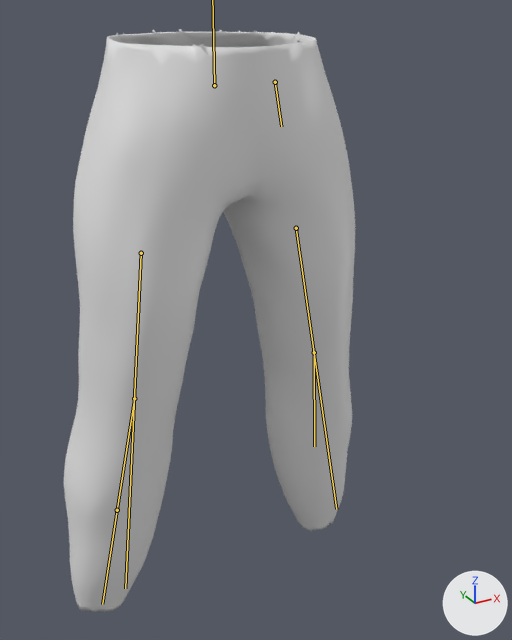
The glTF model GameEngine/Assets/FPS/Model/FPSCharacterPants.gltf as it was, and as the next commit left it.
One viewpoint serves both versions: a 50 mm camera at (-0.676, -1.363, 1.609) aimed at (0.103, 0.053, 0.901). Lighting does not change. The marker at lower right points along +X, +Y and +Z. The older version comes first. Both versions are drawn at frame 48 of the action 'LookDown'; the numbers are the values there. The bones that change are drawn over the model as lines.

Objects in the first picture: 'Pants'.
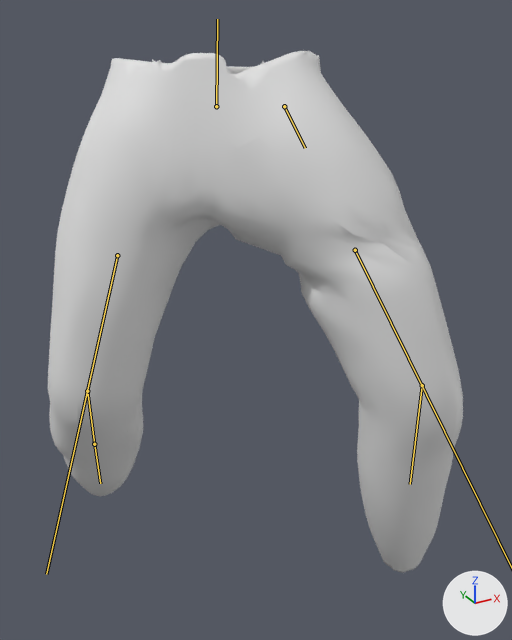
What changed in the scene script:
```text
Change bone_c_root_master_x:
    where bone_c_root_master_x = bpy.data.objects['FinalRig'].pose.bones['c_root_master.x']  # child of 'c_traj'
    bone_c_root_master_x.location: (0.0, 0.0, 0.0) -> (0.0, -0.04, 0.0)
    bone_c_root_master_x.rotation_quaternion: (1.0, 0.0, 0.0, 0.0) -> (0.934, -0.111, -0.339, -0.027)  # degrees (0, 0, 0) -> degrees (-14, -40, 2)
Change bone_c_leg_fk_l:
    where bone_c_leg_fk_l = bpy.data.objects['FinalRig'].pose.bones['c_leg_fk.l']  # child of 'c_thigh_fk.l'
    bone_c_leg_fk_l.rotation_quaternion: (1.0, 0.0, 0.0, 0.0) -> (0.977, -0.003, 0.026, 0.21)  # degrees (0, 0, 0) -> degrees (0, 3, 24)
Change bone_thigh_twist_l:
    where bone_thigh_twist_l = bpy.data.objects['FinalRig'].pose.bones['thigh_twist.l']  # child of 'c_thigh_b.l'
    bone_thigh_twist_l.rotation_quaternion: (1.0, 0.0, 0.0, 0.0) -> (0.983, 0.172, 0.0, 0.065)  # degrees (0, 0, 0) -> degrees (20, -1, 7)
Change bone_leg_stretch_l:
    where bone_leg_stretch_l = bpy.data.objects['FinalRig'].pose.bones['leg_stretch.l']  # child of 'c_traj'
    bone_leg_stretch_l.location: (0.0, 0.0, 0.0) -> (0.32, -0.09, 0.08)
    bone_leg_stretch_l.rotation_quaternion: (1.0, 0.0, 0.0, 0.0) -> (0.995, 0.016, -0.096, 0.017)  # degrees (0, 0, 0) -> degrees (2, -11, 2)
Change bone_leg_stretch_r:
    where bone_leg_stretch_r = bpy.data.objects['FinalRig'].pose.bones['leg_stretch.r']  # child of 'c_traj'
    bone_leg_stretch_r.location: (0.0, 0.0, 0.0) -> (0.12, 0.05, 0.07)
    bone_leg_stretch_r.rotation_quaternion: (1.0, 0.0, 0.0, 0.0) -> (0.926, -0.075, 0.268, -0.253)  # degrees (0, 0, 0) -> degrees (-18, 27, -35)
Change bone_leg_twist_r:
    where bone_leg_twist_r = bpy.data.objects['FinalRig'].pose.bones['leg_twist.r']  # child of 'leg_stretch.r'
    bone_leg_twist_r.rotation_quaternion: (1.0, 0.0, 0.0, 0.0) -> (0.987, 0.0, 0.161, 0.0)  # degrees (0, 0, 0) -> degrees (0, 18, 0)
Change bone_thigh_stretch_l:
    where bone_thigh_stretch_l = bpy.data.objects['FinalRig'].pose.bones['thigh_stretch.l']  # child of 'c_traj'
    bone_thigh_stretch_l.location: (0.0, 0.0, 0.0) -> (0.21, 0.01, 0.02)
    bone_thigh_stretch_l.rotation_quaternion: (1.0, 0.0, 0.0, 0.0) -> (0.974, 0.065, -0.104, -0.192)  # degrees (0, 0, 0) -> degrees (10, -10, -23)
Change bone_thigh_stretch_r:
    where bone_thigh_stretch_r = bpy.data.objects['FinalRig'].pose.bones['thigh_stretch.r']  # child of 'c_traj'
    bone_thigh_stretch_r.location: (0.0, 0.0, 0.0) -> (0.11, 0.03, 0.01)
    bone_thigh_stretch_r.rotation_quaternion: (1.0, 0.0, 0.0, 0.0) -> (0.95, 0.088, 0.299, 0.003)  # degrees (0, 0, 0) -> degrees (12, 35, 4)
```

Changed parts and their boxes (x1, y1, x2, y2) in the pictures (512 x 640 px):
'Pants', posed (42% wider, 10% shorter)
    before: (64, 29, 355, 612)
    after: (48, 51, 463, 573)
bone 'c_leg_fk.l', root to tip
    before: (314, 352) to (314, 376)
    after: (422, 385) to (419, 410)
bone 'thigh_twist.l', root to tip
    before: (275, 82) to (281, 126)
    after: (284, 106) to (305, 148)
bone 'leg_stretch.l', root to tip
    before: (314, 352) to (314, 446)
    after: (422, 385) to (410, 484)
bone 'leg_stretch.r', root to tip
    before: (134, 398) to (117, 510)
    after: (87, 391) to (94, 444)
bone 'leg_twist.r', root to tip
    before: (117, 510) to (102, 604)
    after: (94, 444) to (100, 483)
bone 'thigh_stretch.r', root to tip
    before: (141, 253) to (125, 588)
    after: (117, 255) to (46, 574)
